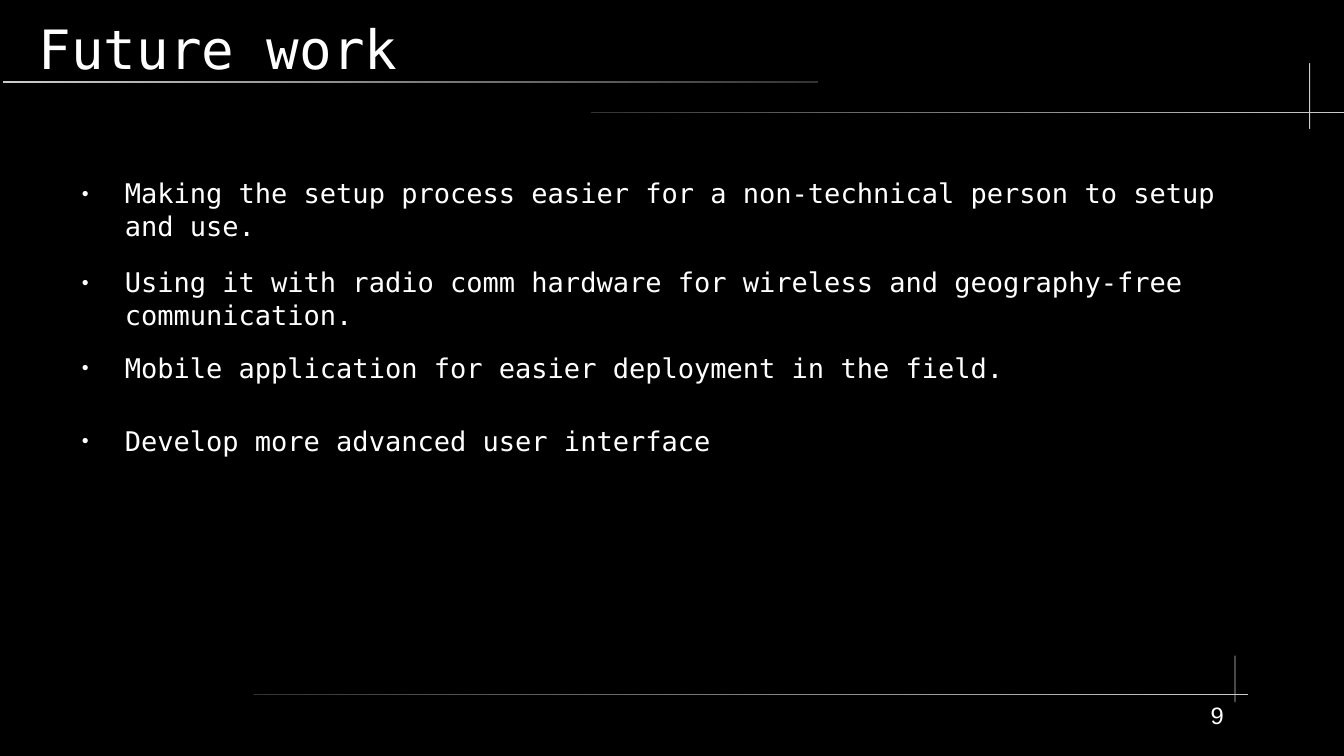
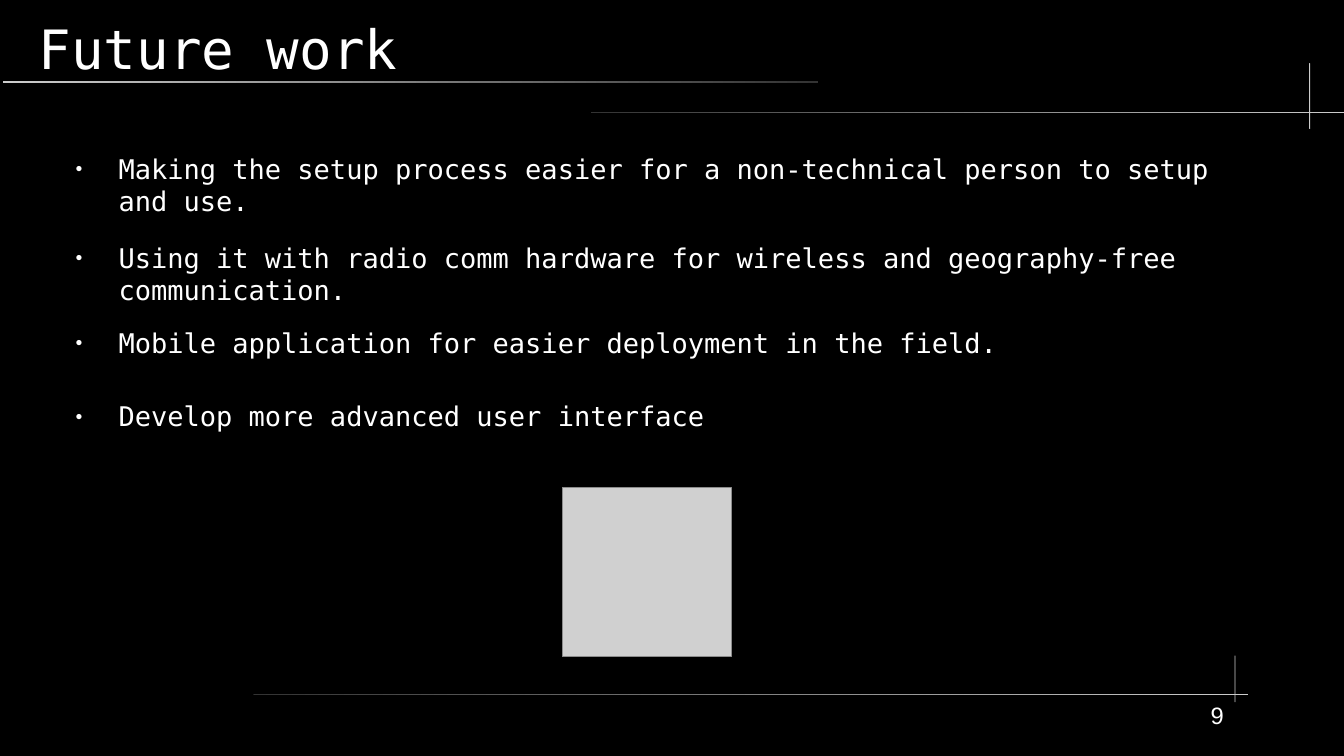
Before and after one commit to shinymonitor/hackyeah, a slide deck: slide 9 of presentation.odp. Drawn at 1344x756 pixels with LibreOffice and Linux fonts; fonts in the diff are those of the drawing; grey boxes stand for pictures. Boxes give left, top, right and bottom in pixels: in the first picture for what was removed or moved away, otherwise in the second. Text is boxed around its words. In the diff, an @@ line names an element or a change of style, - is before the commit and + after.

```diff
--- a/presentation.odp
+++ b/presentation.odp
@@ text "Making the setup process easier ...": place and size @@
-text "Making the setup process easier ..." at [125,182,1214,456]
+text "Making the setup process easier ..." at [119,158,1208,432]
@@ picture added at [562,488,732,657] @@
```
Also in this commit, not shown: 6 other slides changed, 2 other files.
